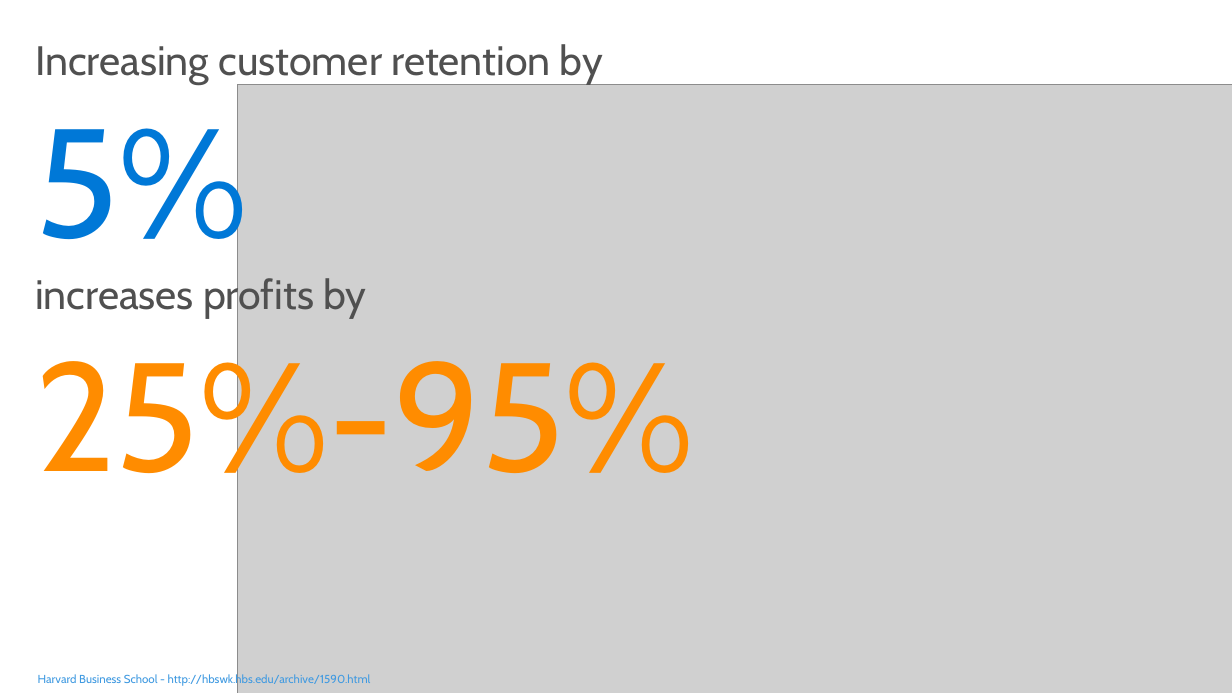
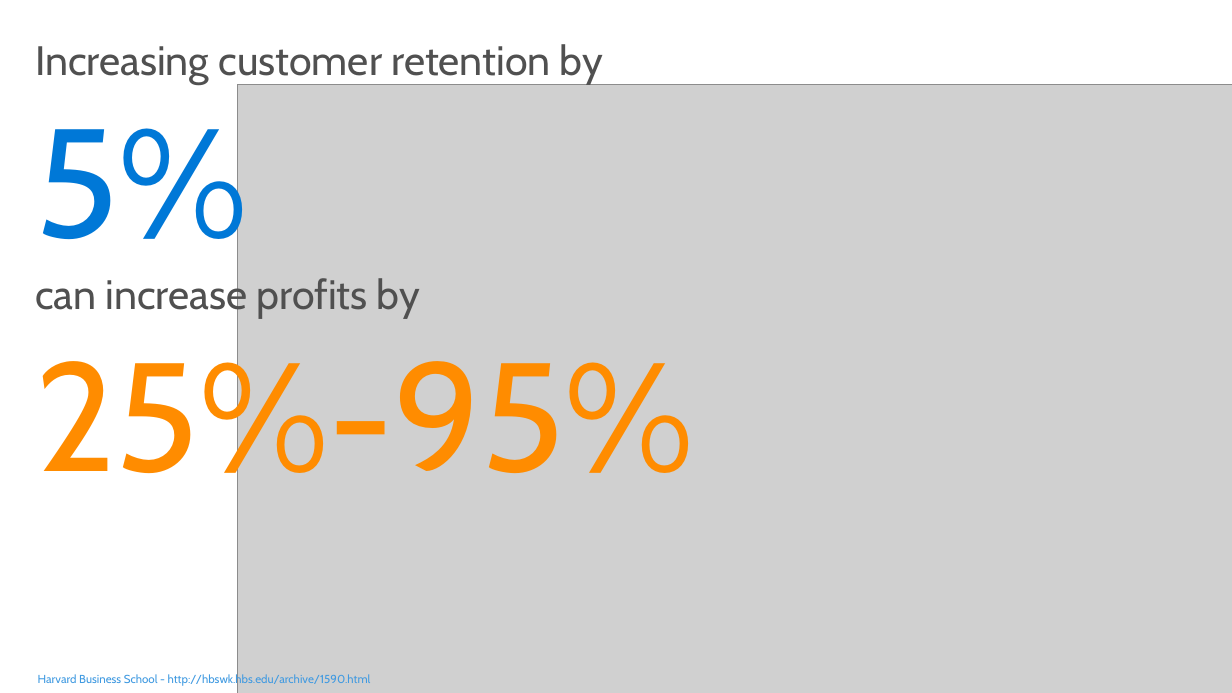
Before and after one commit to Azure/cortana-intelligence-churn-prediction-solution, a slide deck: slide 4 of Solution Overview for Business Audiences/Customer Churn Prediction Walking Deck.pptx. Drawn at 1232x693 pixels with LibreOffice and Linux fonts; fonts in the diff are those of the drawing; grey boxes stand for pictures; background and template pictures are left out. Boxes give left, top, right and bottom in pixels: in the first picture for what was removed or moved away, otherwise in the second. Text is boxed around its words. In the diff, an @@ line names an element or a change of style, - is before the commit and + after.

```diff
--- a/Solution Overview for Business Audiences/Customer Churn Prediction Walking Deck.pptx
+++ b/Solution Overview for Business Audiences/Customer Churn Prediction Walking Deck.pptx
@@ text at [35, 275, 420, 319]: text changed @@
-increases profits by
+can increase profits by
```
Also in this commit, not shown: 5 other slides changed.
